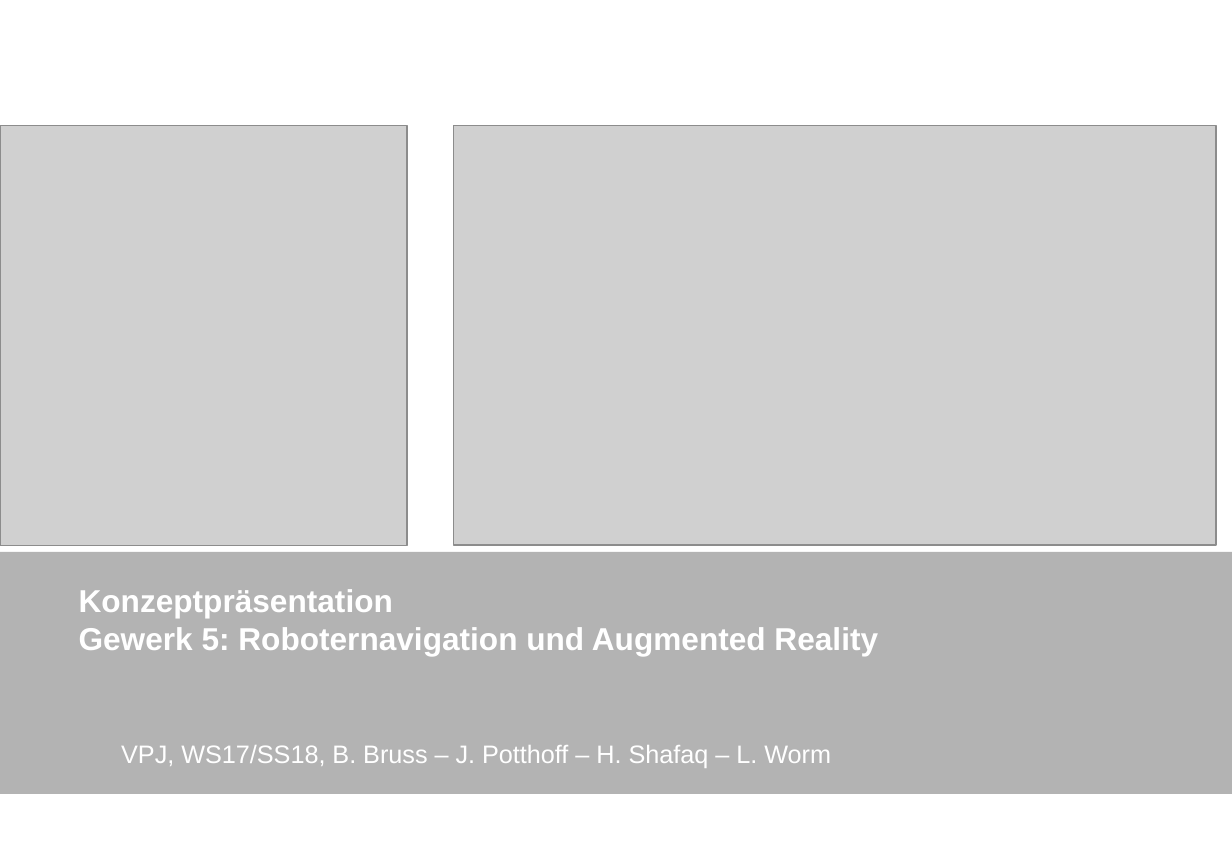
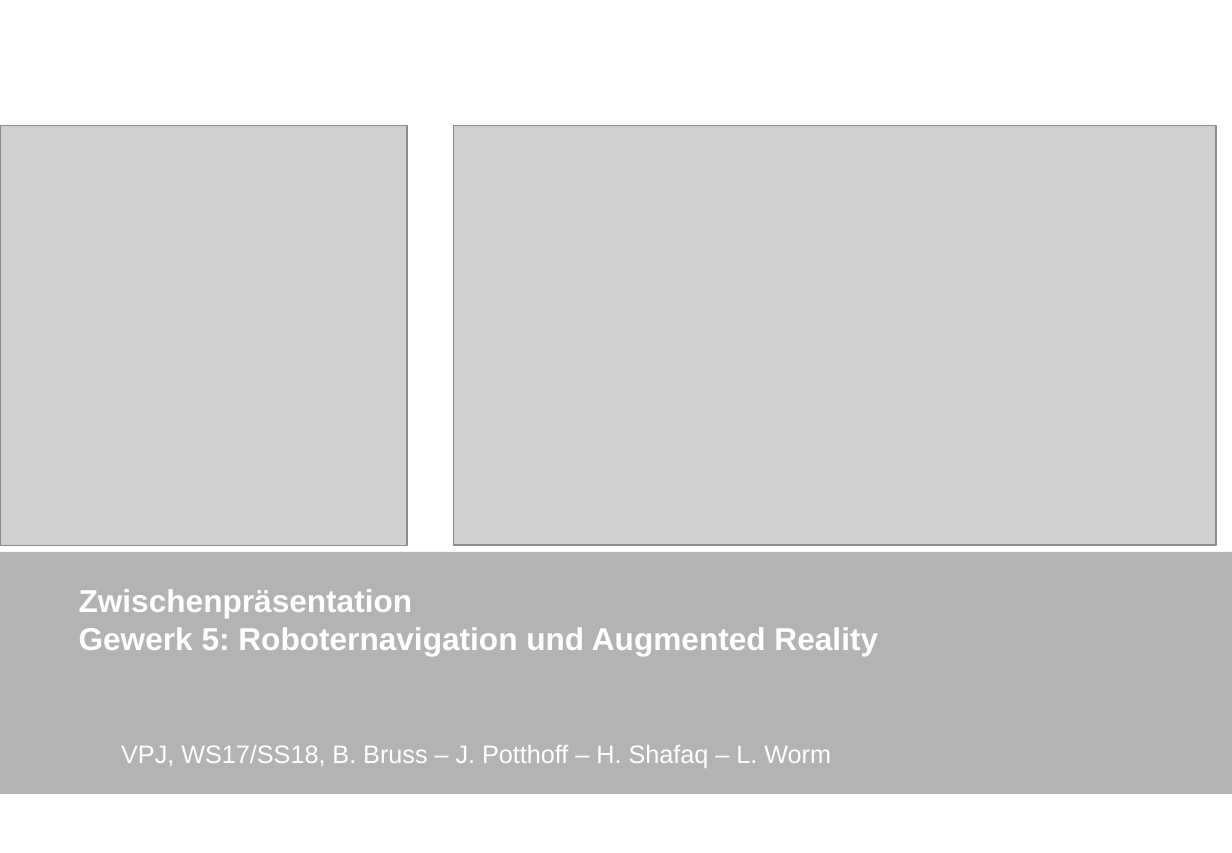
Before and after one commit to BBRUSS/VPJW17G5, a slide deck: slide 1 of 11_Orga/ZwischenPraesentation.ppt. Drawn at 1232x853 pixels with LibreOffice and Linux fonts; fonts in the diff are those of the drawing; grey boxes stand for pictures; background and template pictures are left out. Boxes give left, top, right and bottom in pixels: in the first picture for what was removed or moved away, otherwise in the second. Text is boxed around its words. In the diff, an @@ line names an element or a change of style, - is before the commit and + after.

Commit message:
Änderung Titel Zwischenpräsentation
Änderung Titel Zwischenpräsentation

```diff
--- a/11_Orga/ZwischenPraesentation.ppt
+++ b/11_Orga/ZwischenPraesentation.ppt
@@ title at <box>79,589,878,655</box>: text changed @@
-Konzeptpräsentation
-Gewerk 5: Roboternavigation und Augmented Reality
+Zwischenpräsentation
+Gewerk 5: Roboternavigation und Augmented Reality
```
